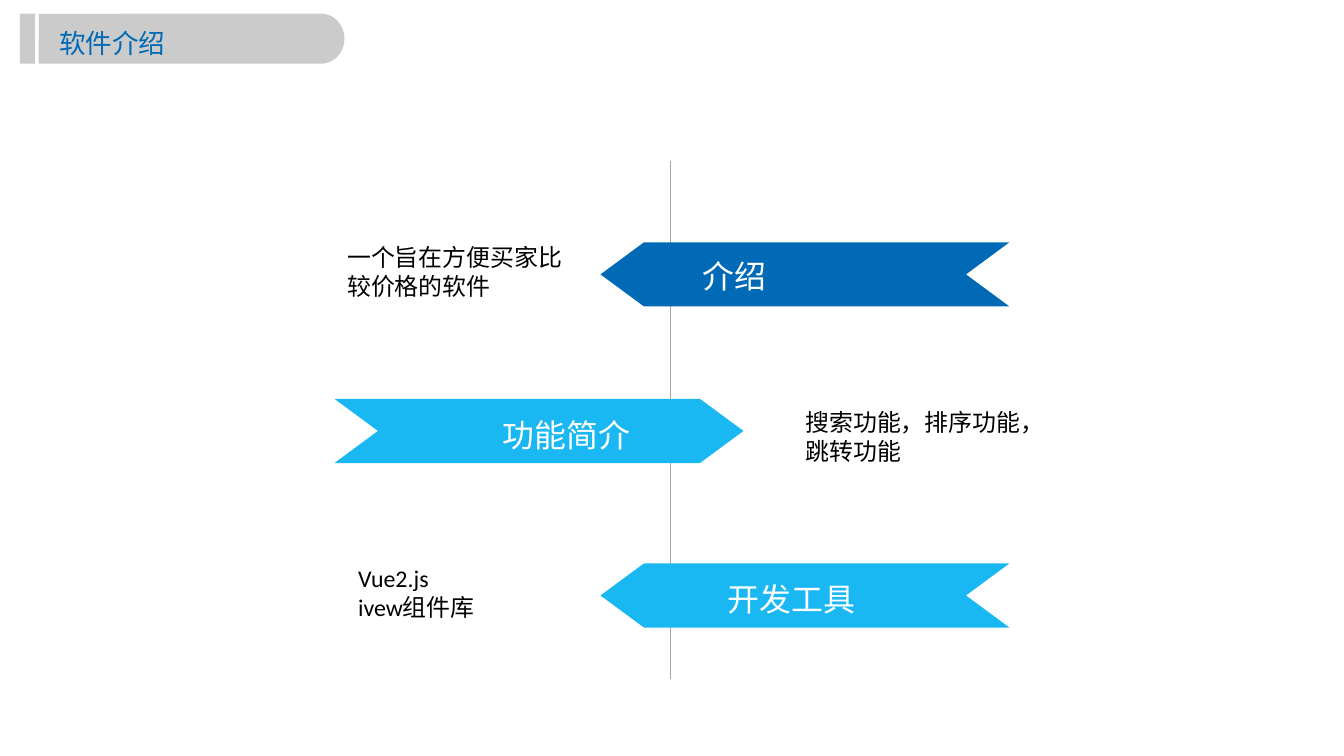
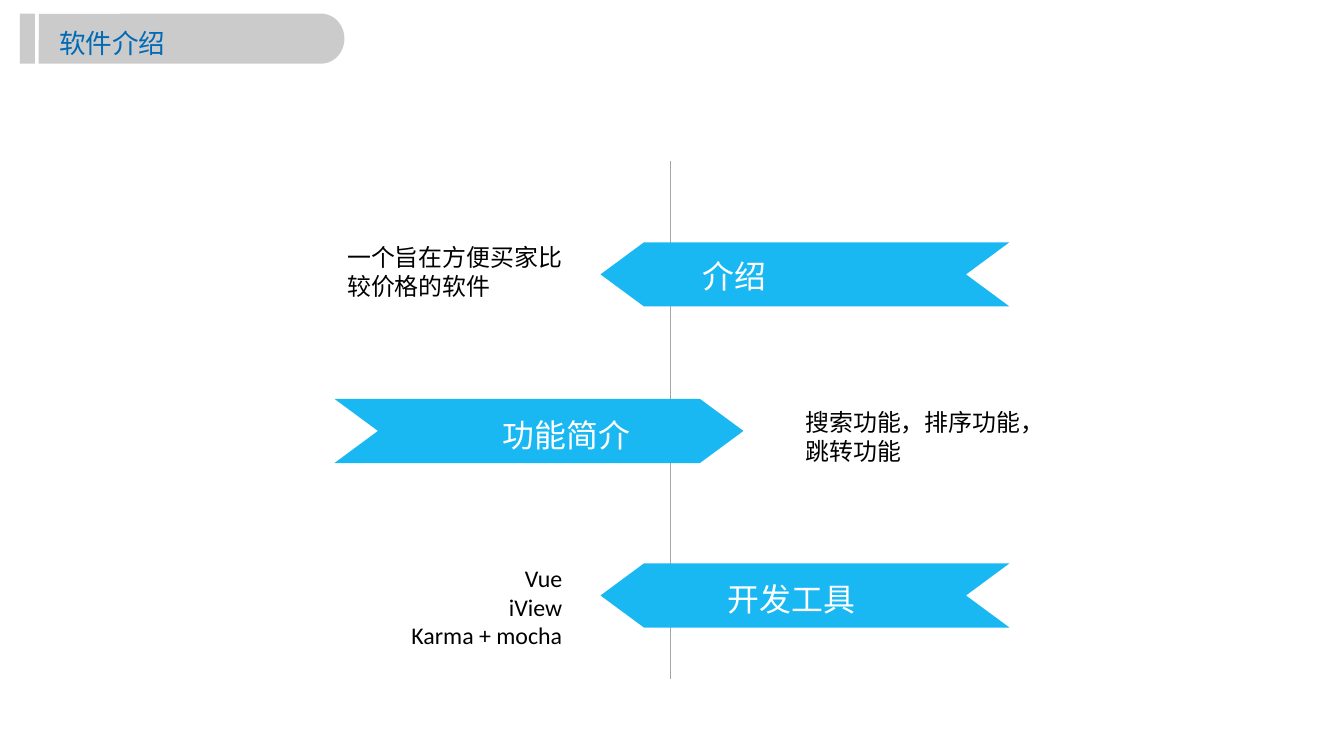
Before and after one commit to yfzm/FPSEI-team2, a slide deck: slide 11 of PROJECT2.pptx (slide 9 before the commit). Drawn at 1344x756 pixels with LibreOffice and Linux fonts; fonts in the diff are those of the drawing; background and template pictures are left out. Boxes give left, top, right and bottom in pixels: in the first picture for what was removed or moved away, otherwise in the second. Text is boxed around its words. In the diff, an @@ line names an element or a change of style, - is before the commit and + after.

```diff
--- a/PROJECT2.pptx
+++ b/PROJECT2.pptx
@@ chevron at (600,242,1009,306): fill #006AB6 to #1AB8F3 @@
@@ text at (411,571,562,644): text changed @@
-Vue2.js
-ivew组件库
+Vue
+iView
+Karma + mocha
```
Also in this commit, not shown: 13 other slides changed, 7 slides added, 1 slide removed.
